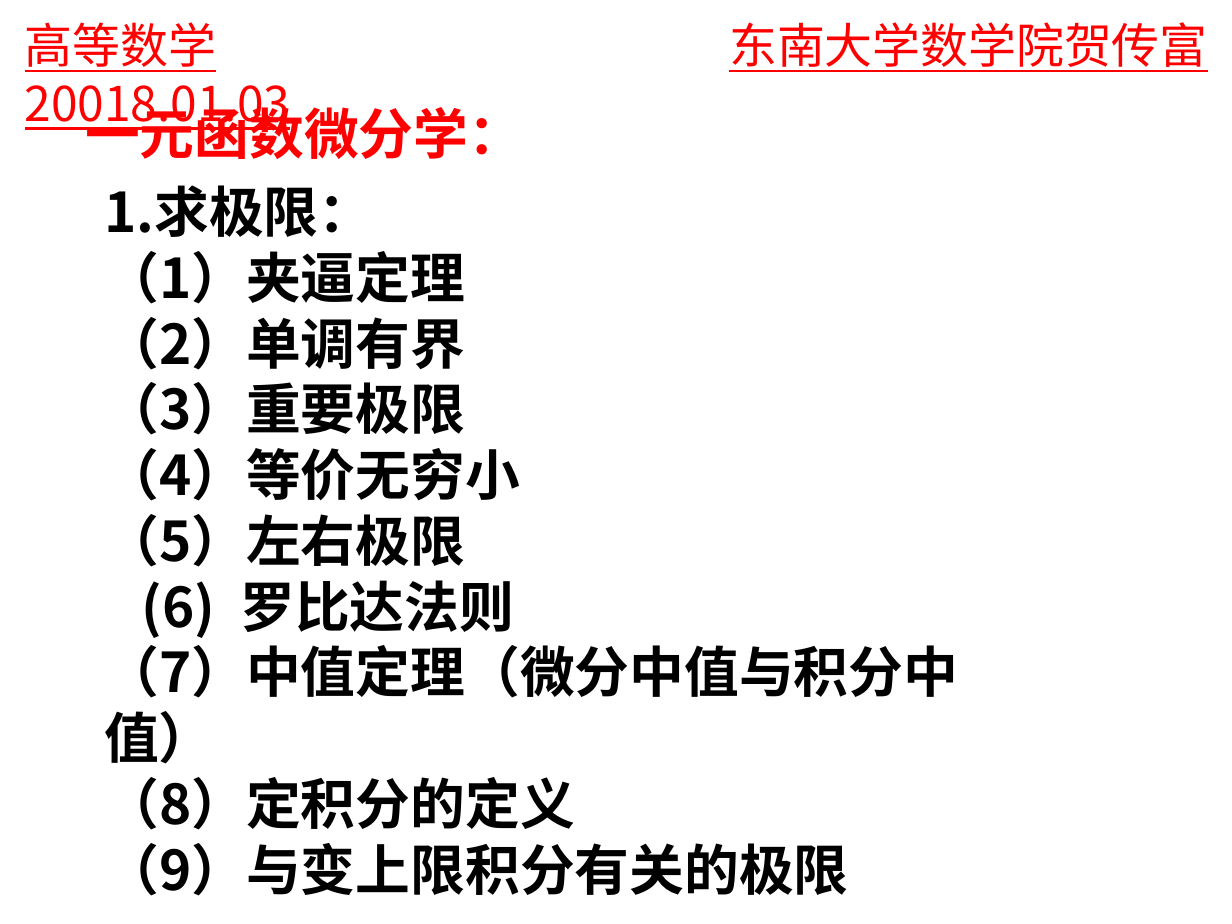
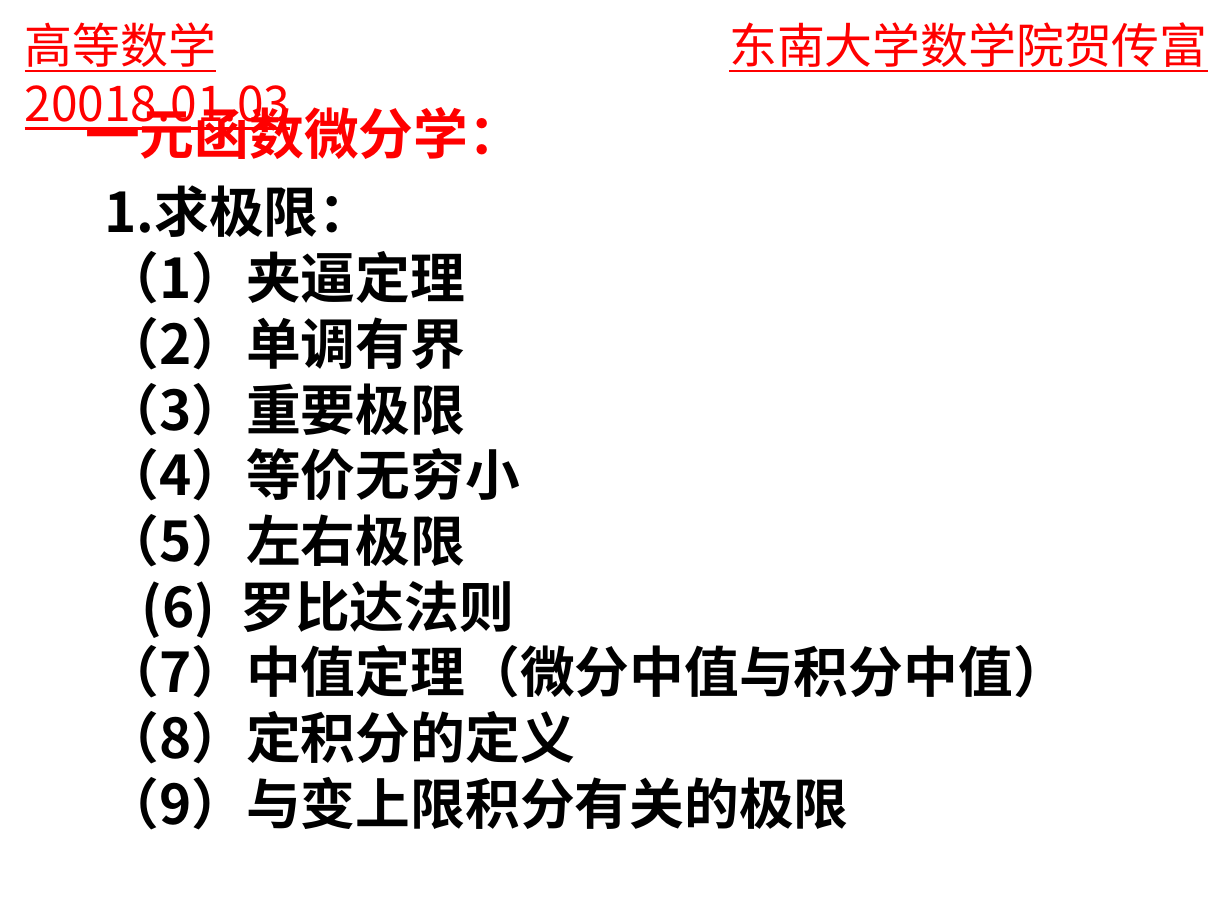
Before and after one commit to ucifs/SEUMath, a slide deck: slide 3 of 2017-18-2高等数学讲座-上册复习建议.pptx. Drawn at 1232x924 pixels with LibreOffice and Linux fonts; fonts in the diff are those of the drawing. Boxes give left, top, right and bottom in pixels: in the first picture for what was removed or moved away, otherwise in the second. Text is boxed around its words. In the diff, an @@ line names an element or a change of style, - is before the commit and + after.

```diff
--- a/2017-18-2高等数学讲座-上册复习建议.pptx
+++ b/2017-18-2高等数学讲座-上册复习建议.pptx
@@ text "1.求极限：" rewrapped from [104,185,958,896] to [104,185,1068,830] @@
```
Also in this commit, not shown: 2 other slides changed.
